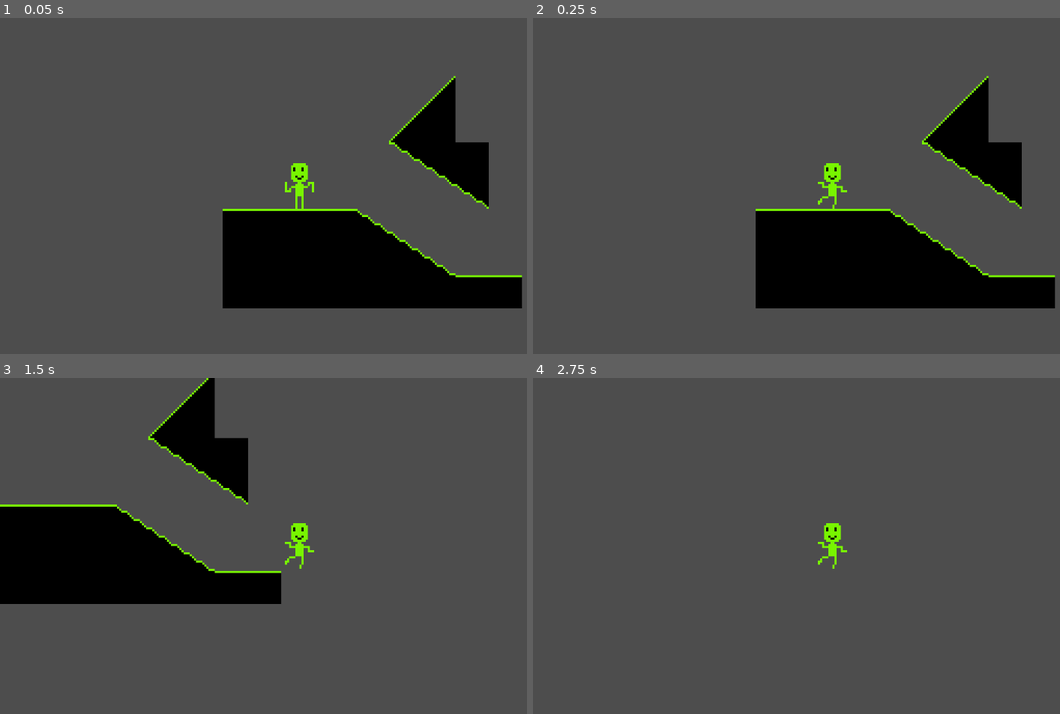
Above: before the commit, frames 1-4 (two rows, left to right).
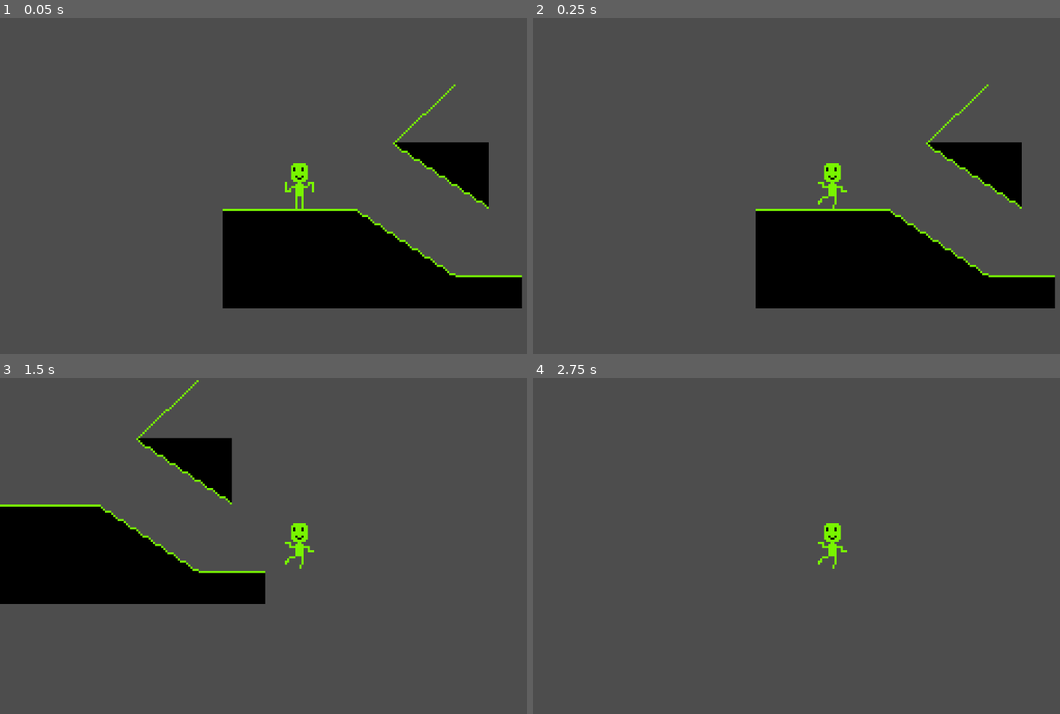
Above: after the commit, the same moments.

Repository: dev-joaovitor/guardians-of-sunshine
Game: Godot game, scene res://scenes/game.tscn
Two runs of this game, one before a commit and one after it. Both use one fixed random seed, a clock stepped at 60 frames per second and the inputs below.
Inputs:
- Up to frame 1 (0.05 s): no input
- Up to frame 2 (0.25 s): no input
- Up to frame 3 (1.5 s): hold Right (ui_right) from 0.53 s (still down); tap Up (ui_up) at 0.77 s
- Up to frame 4 (2.75 s): tap Up (ui_up) at 1.52 s; release Right (ui_right) at 2.03 s; hold Left (ui_left) from 2.03 s (still down)

The runs differ from the first frame. In frame 1, 1.3% of the frame differs, in the area x 73-87%, y 17-38%; in frame 2, 1.3%; in frame 3, 3.7%, in the area x 19-54%, y 0-68%; in frame 4, nothing differs.

Commit message:
feat: update `tileset`

Diff:
--- a/scenes/game.tscn
+++ b/scenes/game.tscn
@@ -2,7 +2,7 @@
 
 [ext_resource type="PackedScene" uid="uid://v74qxa0qykda" path="res://scenes/player.tscn" id="1_pfjed"]
 [ext_resource type="Script" path="res://scripts/player.gd" id="2_gbxbv"]
-[ext_resource type="Texture2D" uid="uid://f6ysu7on1lj" path="res://assets/tiles/tileset.png" id="3_tmcq8"]
+[ext_resource type="Texture2D" uid="uid://f6ysu7on1lj" path="res://assets/sprites/tiles/tileset.png" id="3_tmcq8"]
 
 [sub_resource type="TileSetAtlasSource" id="TileSetAtlasSource_6urbc"]
 texture = ExtResource("3_tmcq8")
@@ -46,6 +46,10 @@
 3:6/0 = 0
 1:5/0 = 0
 0:5/0 = 0
+0:6/0 = 0
+0:7/0 = 0
+1:6/0 = 0
+1:7/0 = 0
 
 [sub_resource type="TileSet" id="TileSet_lkre6"]
 physics_layer_0/collision_layer = 1
@@ -55,7 +59,7 @@
 
 [node name="TileMapLayer" type="TileMapLayer" parent="."]
 position = Vector2(-436, -136)
-tile_map_data = PackedByteArray("AAAkABAAAAADAAMAAAAlABAAAAA …(288 unchanged characters)… DAAQAAAAgABIAAAADAAQAAAAhABIAAAADAAQAAAAlAA4AAAADAAUAAAAlAA8AAAADAAYAAAAmAA4AAAAEAAUAAAAmAA8AAAAEAAYAAAAnAA4AAAAFAAUAAAAnAA8AAAAFAAYAAAAlAA0AAAABAAUAAAAmAAwAAAABAAUAAAAmAA0AAAADAAQAAAA=")
+tile_map_data = PackedByteArray("AAAkABAAAAADAAMAAAAlABAAAAA …(288 unchanged characters)… DAAQAAAAgABIAAAADAAQAAAAhABIAAAADAAQAAAAmAA4AAAAEAAUAAAAmAA8AAAAEAAYAAAAnAA4AAAAFAAUAAAAnAA8AAAAFAAYAAAAlAA4AAAAAAAcAAAAlAA0AAAAAAAYAAAAmAAwAAAABAAUAAAAmAA0AAAABAAYAAAA=")
 tile_set = SubResource("TileSet_lkre6")
 
 [node name="Player" parent="." instance=ExtResource("1_pfjed")]
Binary file changed: assets/sprites/tiles/tileset.png
Not shown, changed: assets/sprites/tiles/tileset.png.import
Not shown, changed: assets/sprites/tiles/tileset.pxo
